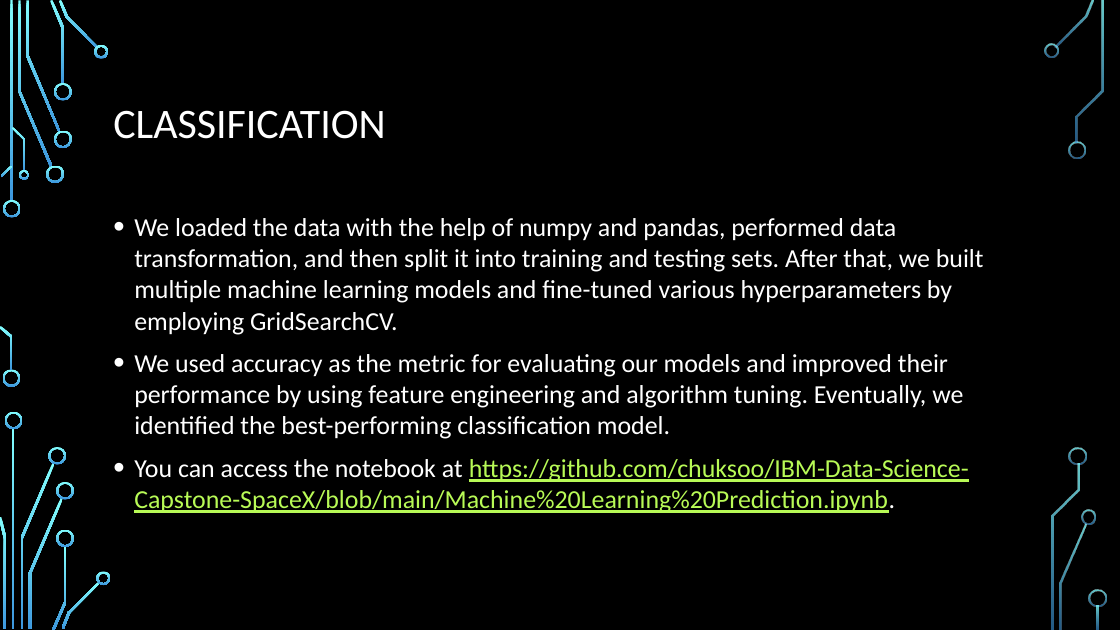
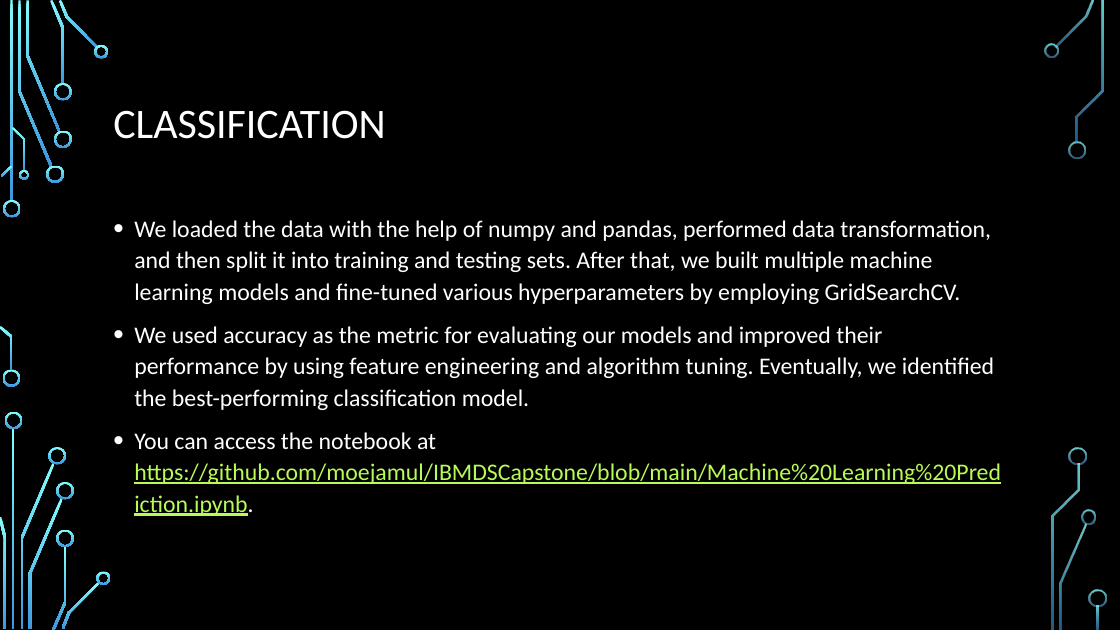
Before and after one commit to moejamul/IBMDSCapstone, a slide deck: slide 13 of Mohamad Jammoul-Presentation.pptx. Drawn at 1120x630 pixels with LibreOffice and Linux fonts; fonts in the diff are those of the drawing; background and template pictures are left out. Boxes give left, top, right and bottom in pixels: in the first picture for what was removed or moved away, otherwise in the second. Text is boxed around its words. In the diff, an @@ line names an element or a change of style, - is before the commit and + after.

```diff
--- a/Mohamad Jammoul-Presentation.pptx
+++ b/Mohamad Jammoul-Presentation.pptx
@@ text at [134,220,994,410]: size 22.2 to 20.4 pt in "We loaded the data with the help ...", "We used accuracy as the metric for ..."; line spacing 1 to 1.1 @@
@@ text at [134,432,1001,516]: text changed; size 22.2 to 20.4 pt @@
-• You can access the notebook at https://github.com/chuksoo/IBM-Data-Science-Capstone-SpaceX/blob/main/Machine%20Learning%20Prediction.ipynb.
+• You can access the notebook at https://github.com/moejamul/IBMDSCapstone/blob/main/Machine%20Learning%20Prediction.ipynb.
```
Also in this commit, not shown: 5 other slides changed, 1 other file.
